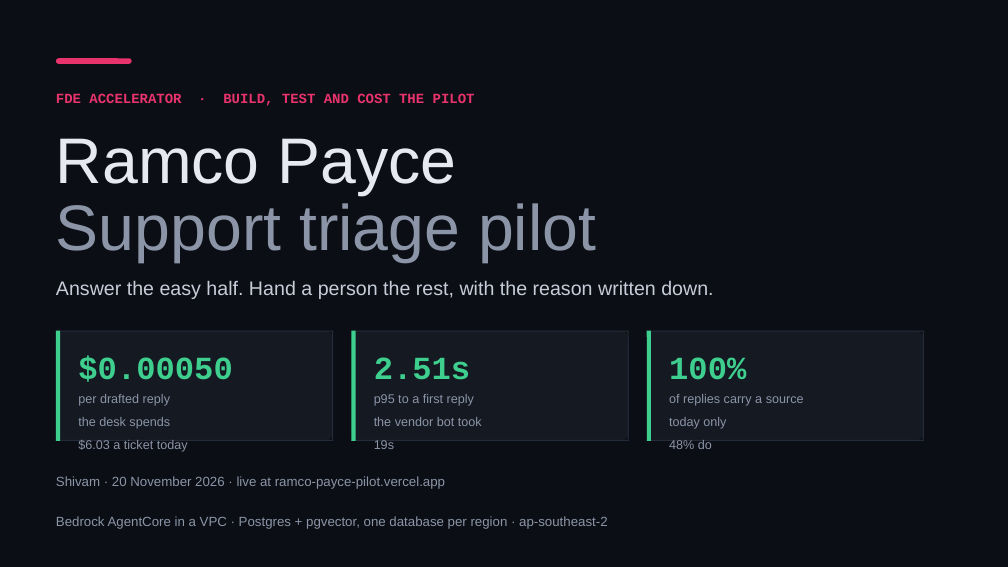
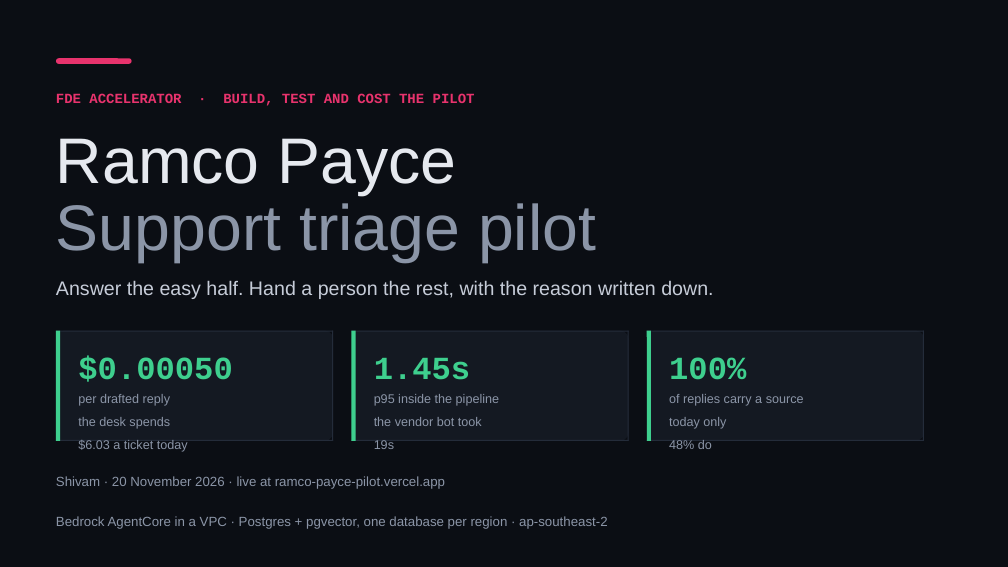
Before and after one commit to shivam-25/ramco-payce-pilot, a slide deck: slide 1 of docs/deck/ramco-payce-pilot.pptx. Drawn at 1008x567 pixels with LibreOffice and Linux fonts; fonts in the diff are those of the drawing. Boxes give left, top, right and bottom in pixels: in the first picture for what was removed or moved away, otherwise in the second. Text is boxed around its words. In the diff, an @@ line names an element or a change of style, - is before the commit and + after.

```diff
--- a/docs/deck/ramco-payce-pilot.pptx
+++ b/docs/deck/ramco-payce-pilot.pptx
@@ text at (374, 358, 471, 380): text changed @@
-2.51s
+1.45s
@@ text at (374, 394, 499, 406): text changed @@
-p95 to a first reply
+p95 inside the pipeline
```
Also in this commit, not shown: 3 other slides changed, 13 other files.
